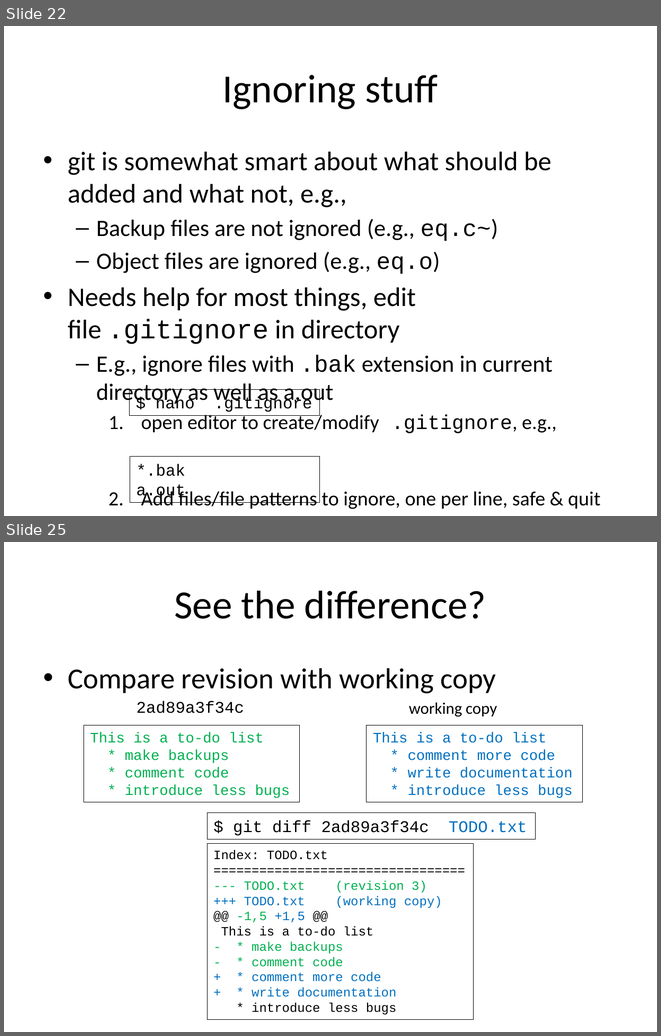
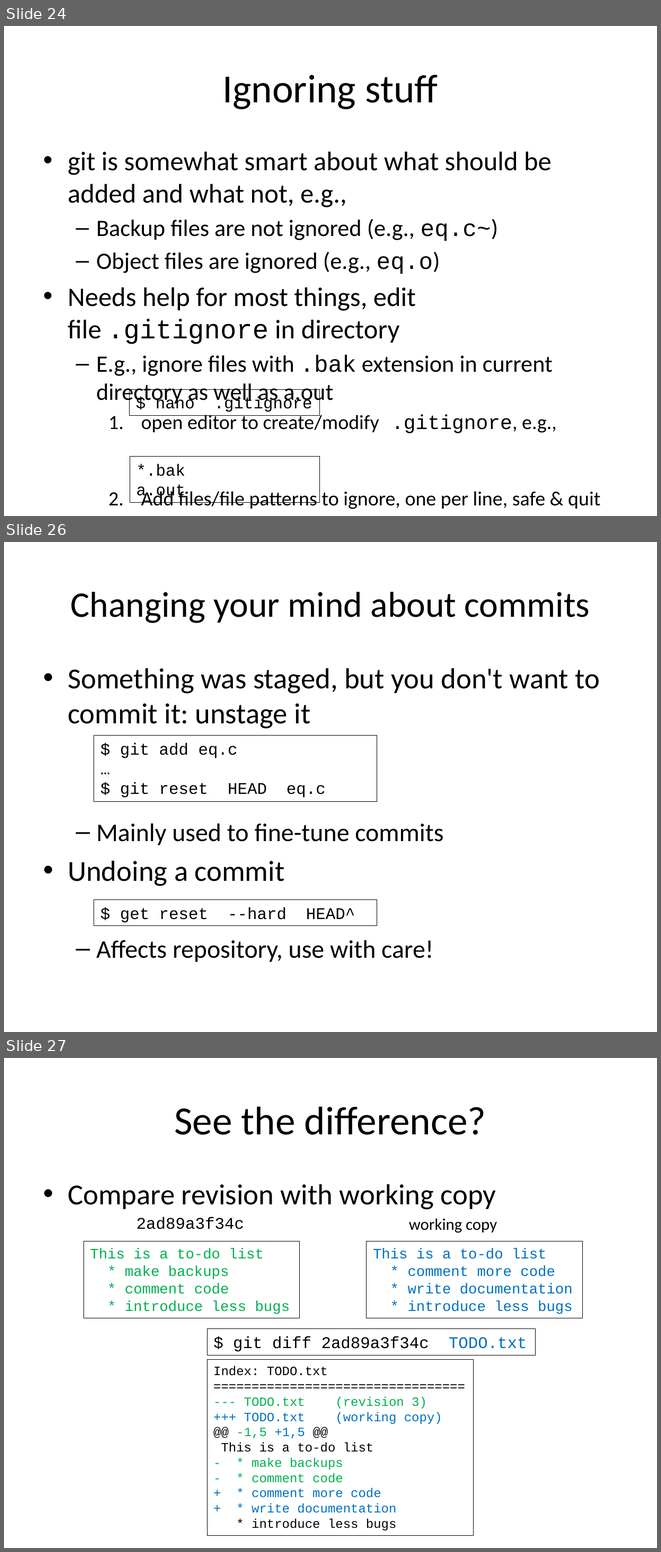
Before and after one commit to gjbex/training-material, a slide deck: LinuxTools/VersionControl/version_control_git.pptx. Shown one above the other, each under a label of ours: slides 22 and 25 before the commit, slides 24, 26 and 27 after it; the slides between them are not shown. The pictures are 661x1036 and 661x1552 pixels, drawn with LibreOffice and Linux fonts; fonts in the diff are those of the drawing. Boxes give left, top, right and bottom in pixels: in the first picture for what was removed or moved away, otherwise in the second. Text is boxed around its words. In the diff, an @@ line names an element or a change of style, - is before the commit and + after.

```diff
--- a/LinuxTools/VersionControl/version_control_git.pptx
+++ b/LinuxTools/VersionControl/version_control_git.pptx
@@ slide 26 added at box(4, 542, 657, 1032), background #FFFFFF @@
@@ title added at box(71, 592, 590, 623), 39.6 pt, text #000000 @@
+Changing your mind about commits
@@ text added at box(68, 668, 600, 962), 32 pt, text #000000 @@
+• Something was staged, but you don't want to commit it: unstage it
+  – Mainly used to fine-tune commits
+• Undoing a commit
+  – Affects repository, use with care!
@@ rectangle added at box(94, 735, 377, 801), outline #000000 0.75 pt, 18 pt, text #000000 @@
+$ git add eq.c
+…
+$ git reset HEAD eq.c
@@ rectangle added at box(94, 899, 377, 925), outline #000000 0.75 pt, 18 pt, text #000000 @@
+$ get reset --hard HEAD^
@@ what was slide 22 is now slide 24 @@
@@ what was slide 25 is now slide 27 @@
```
Also in this commit, not shown: 15 slides changed, 2 other slides added.
